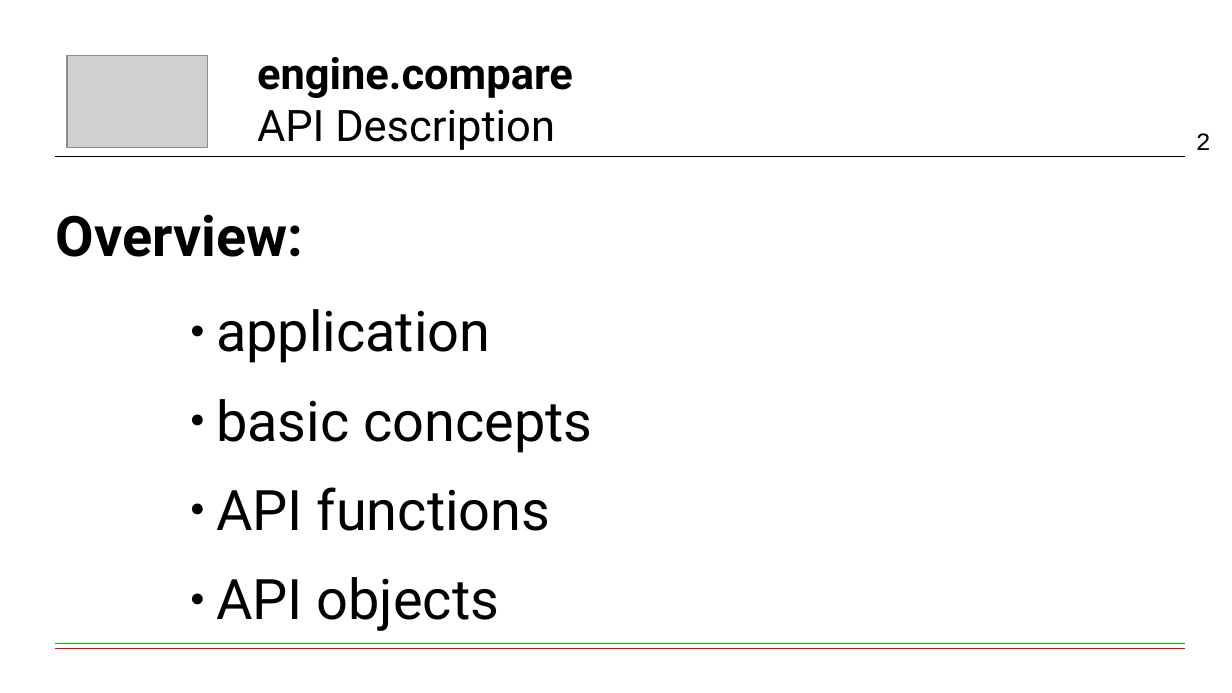
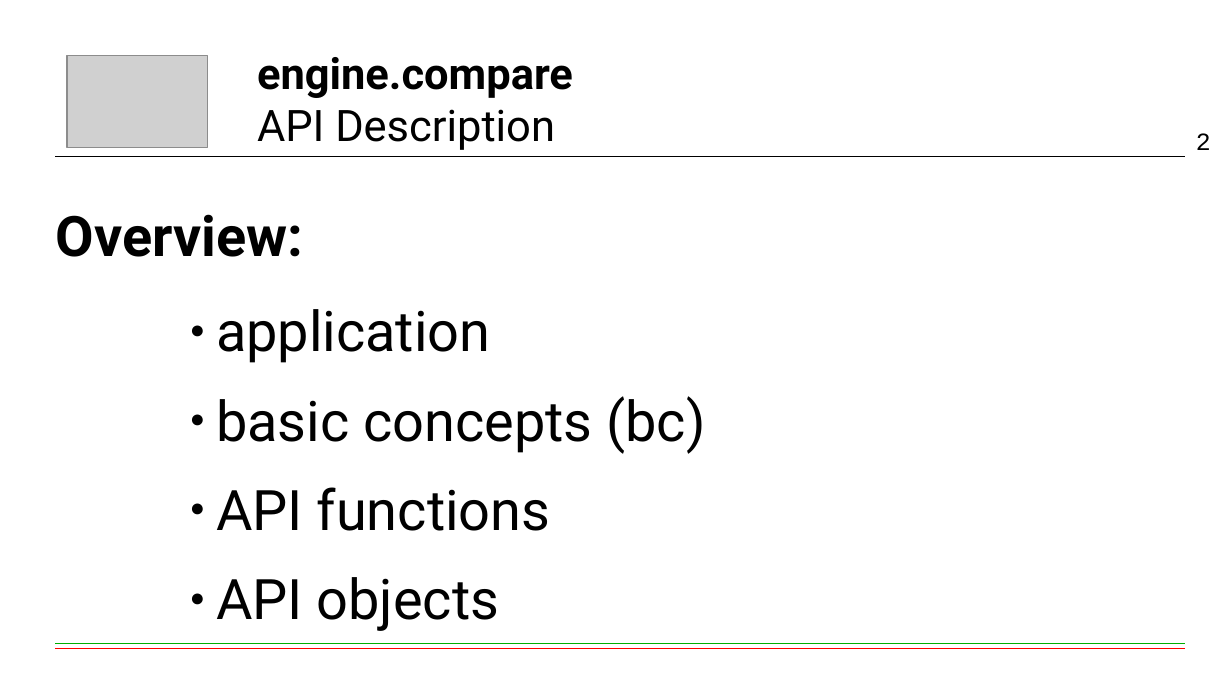
Before and after one commit to fschaef/hwut, a slide deck: slide 2 of engine/compare/api.odp. Drawn at 1232x693 pixels with LibreOffice and Linux fonts; fonts in the diff are those of the drawing; grey boxes stand for pictures. Boxes give left, top, right and bottom in pixels: in the first picture for what was removed or moved away, otherwise in the second. Text is boxed around its words. In the diff, an @@ line names an element or a change of style, - is before the commit and + after.

```diff
--- a/engine/compare/api.odp
+++ b/engine/compare/api.odp
@@ text at [216, 396, 705, 454]: text changed @@
-● basic concepts
+● basic concepts (bc)
```
Also in this commit, not shown: 2 other slides changed, 5 slides added, 11 other files.
